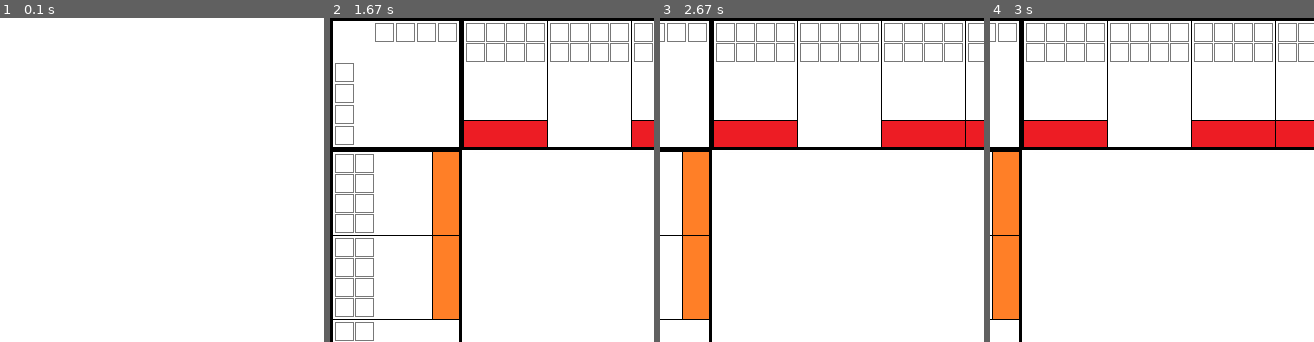
Above: before the commit, frames 1-4 (left to right).
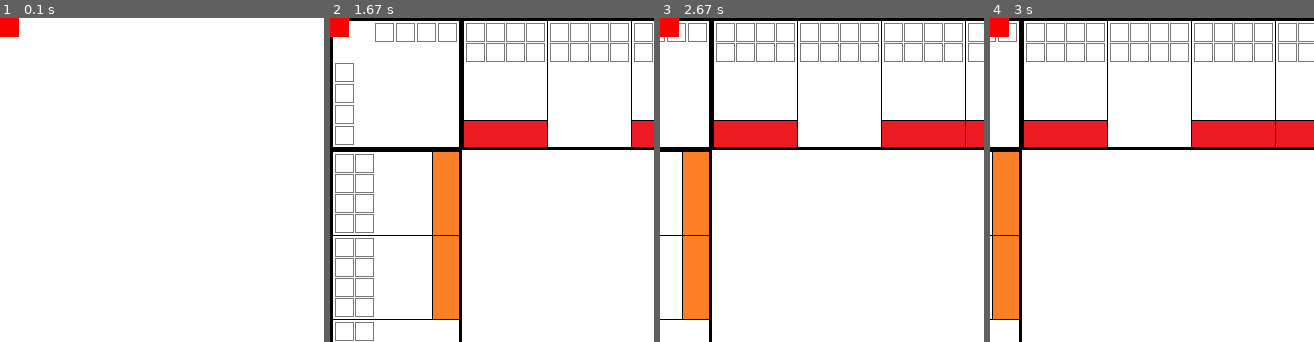
Above: after the commit, the same moments.

Repository: ArturKowal/Monopoly
Game: pygame game, started from main.py
Two runs of this game, one before a commit and one after it. Both use one fixed random seed, a clock stepped at 60 frames per second and the inputs below.
Inputs (mouse positions are % of the whole screen's width and height, from its top left):
- Up to frame 1 (0.1 s): no input
- Up to frame 2 (1.67 s): no input
- Up to frame 3 (2.67 s): click (88, 88) at 2.45 s
- Up to frame 4 (3 s): click (36, 29) at 2.78 s
The pictures show only the part of the screen within x 0-50%, y 0-50%; the shares and areas given below are measured in that part.

The runs differ from the first frame. In frame 1, 0.3% of the frame differs, in the area x 0-6%, y 0-6%; in frame 2, 0.3%; in frame 3, 0.3%; in frame 4, 0.3%.

Commit message:
Preps for player object

Diff:
--- a/main.py
+++ b/main.py
@@ -1,4 +1,5 @@
 import pygame
+from player import *
 pygame.init()
 
 from screeninfo import get_monitors
@@ -19,6 +20,10 @@
 
 pygame.mixer.music.load("music1.mp3")
 pygame.mixer.music.play()
+
+test_player = PlayerOne(screen)
+
+
 
 done = False
 
@@ -69,4 +74,7 @@
 
     screen.fill((0,0,0))
     screen.blit(base_img,(scrolling_width,scrolling_height))
+
+    test_player.show()
+
     pygame.display.flip()
--- a/player.py
+++ b/player.py
@@ -0,0 +1,23 @@
+from pygame import draw
+
+class Player:
+
+    def __init__(self, color, position_list, name, screen):
+        self.color = color
+        self.position_list = position_list
+        self.position = 0
+        self.in_prison = False
+        self.possesions = []
+        self.balance = 2000
+        self.name = name
+        self.screen = screen
+
+    def show(self):
+        rect_pos_and_size = (self.position_list[self.position][0],self.position_list[self.position][1],19,19)
+        draw.rect(self.screen, self.color, rect_pos_and_size, 0)
+
+
+
+class PlayerOne(Player):
+    def __init__(self, screen):
+        super().__init__((255,0,0), [(0,0)], "test", screen)
